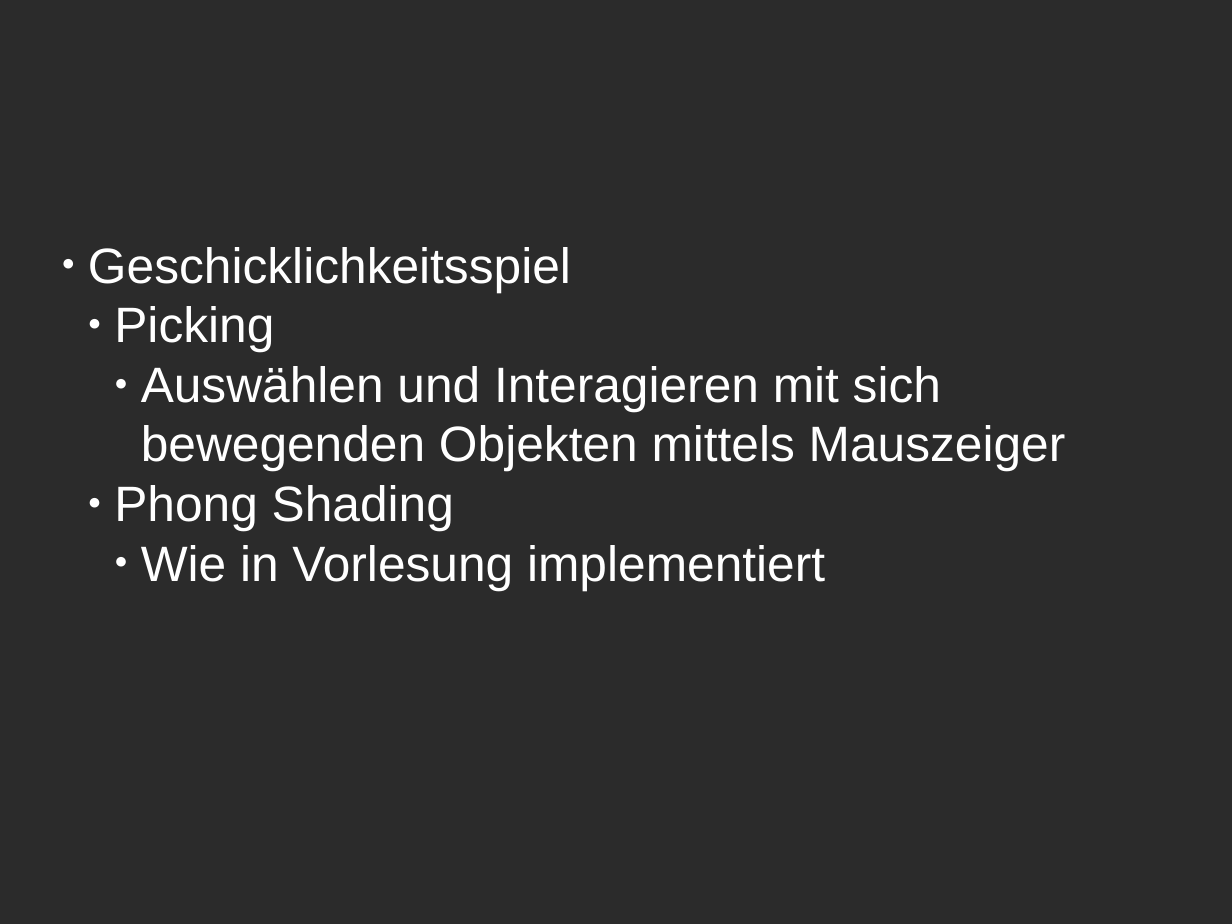
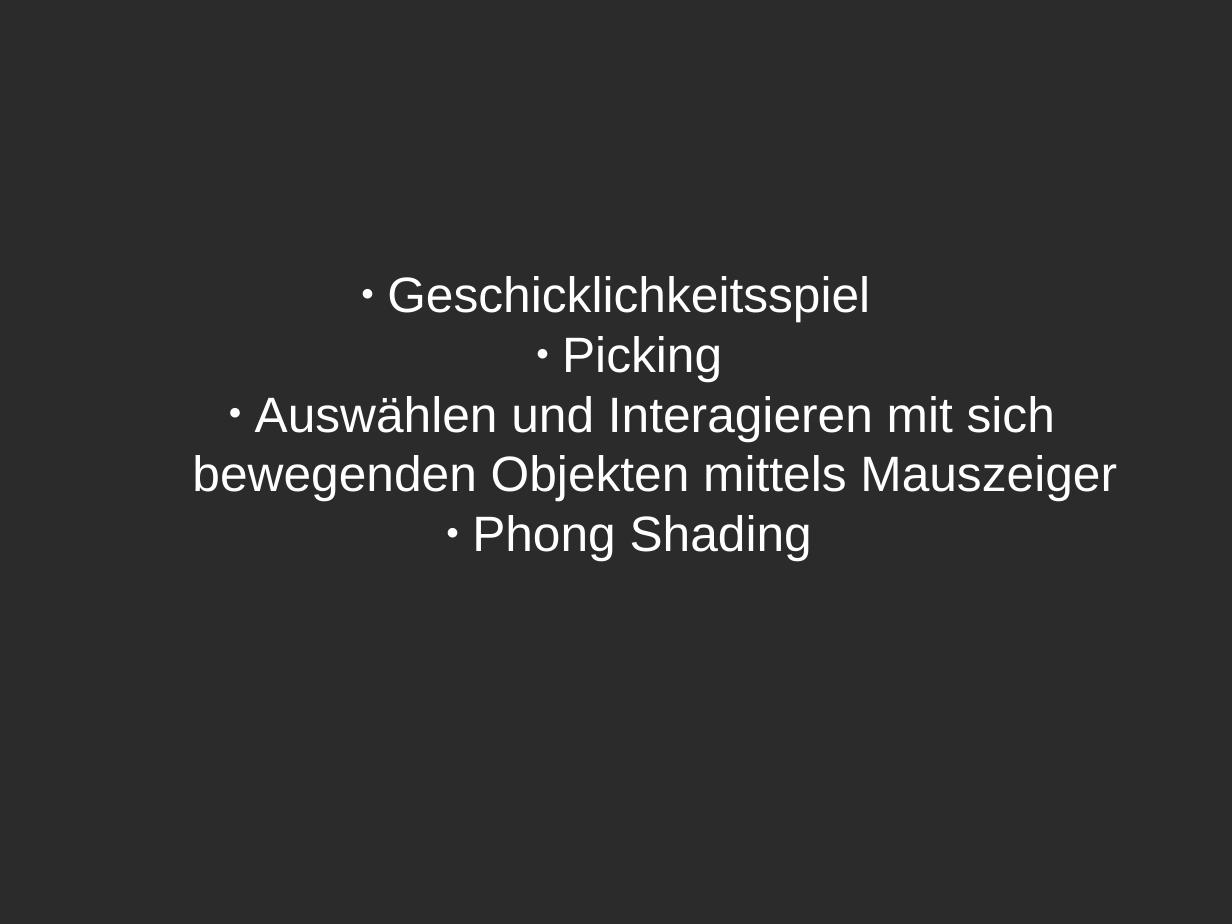
Before and after one commit to mgla/cg-projekt0910, a slide deck: slide 2 of präsentation/Folien.odp. Drawn at 1232x924 pixels with LibreOffice and Linux fonts; fonts in the diff are those of the drawing; background and template pictures are left out; a plain dark background stands for a picture behind light text. Boxes give left, top, right and bottom in pixels: in the first picture for what was removed or moved away, otherwise in the second. Text is boxed around its words. In the diff, an @@ line names an element or a change of style, - is before the commit and + after.

Commit message:
Phong fertig

```diff
--- a/präsentation/Folien.odp
+++ b/präsentation/Folien.odp
@@ subtitle "Geschicklichkeitsspiel" at box(192, 276, 1117, 560): alignment left to centre @@
@@ subtitle at box(141, 545, 825, 590): paragraph removed @@
-    ● Wie in Vorlesung implementiert
```
Also in this commit, not shown: 2 slides added, 1 slide removed.
